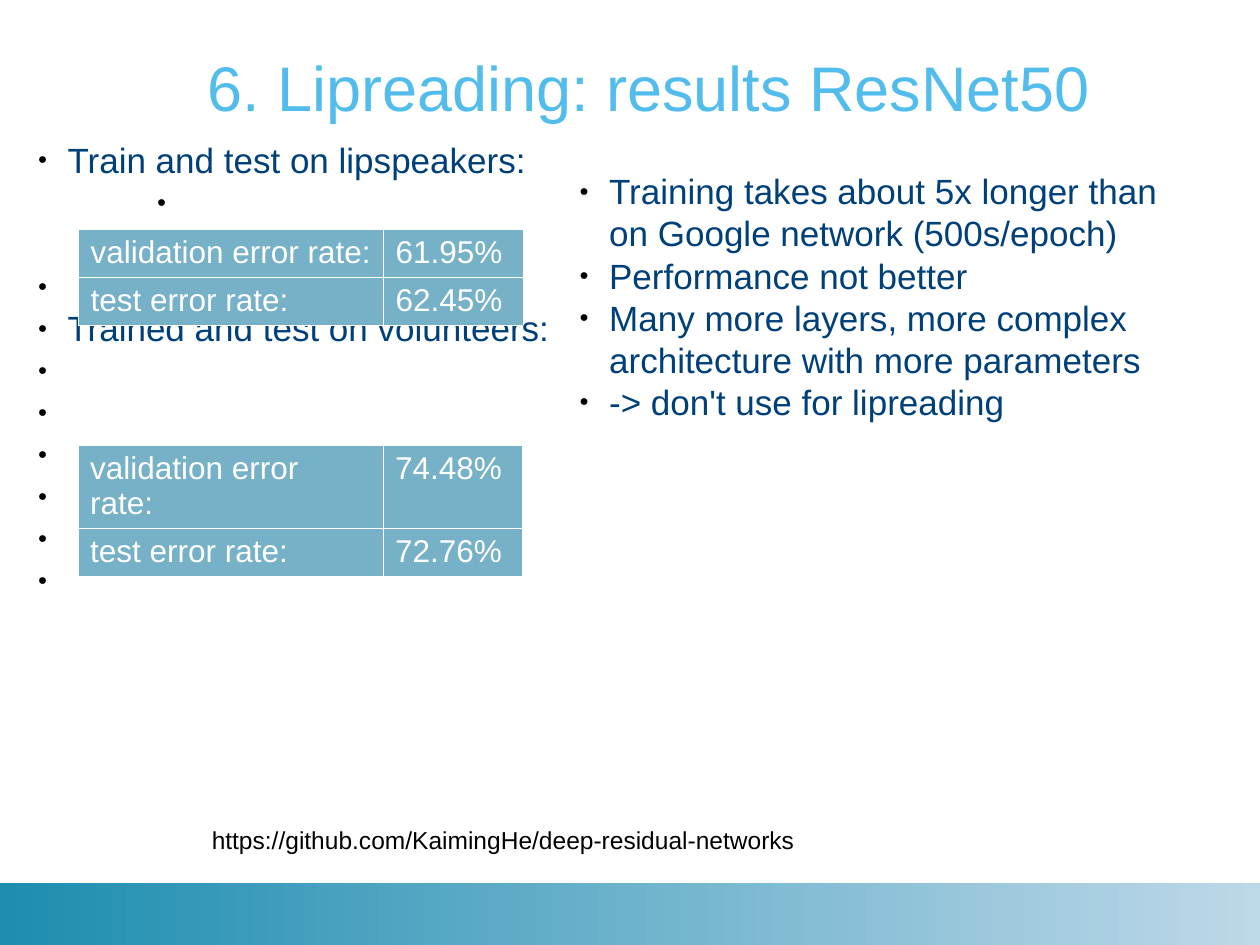
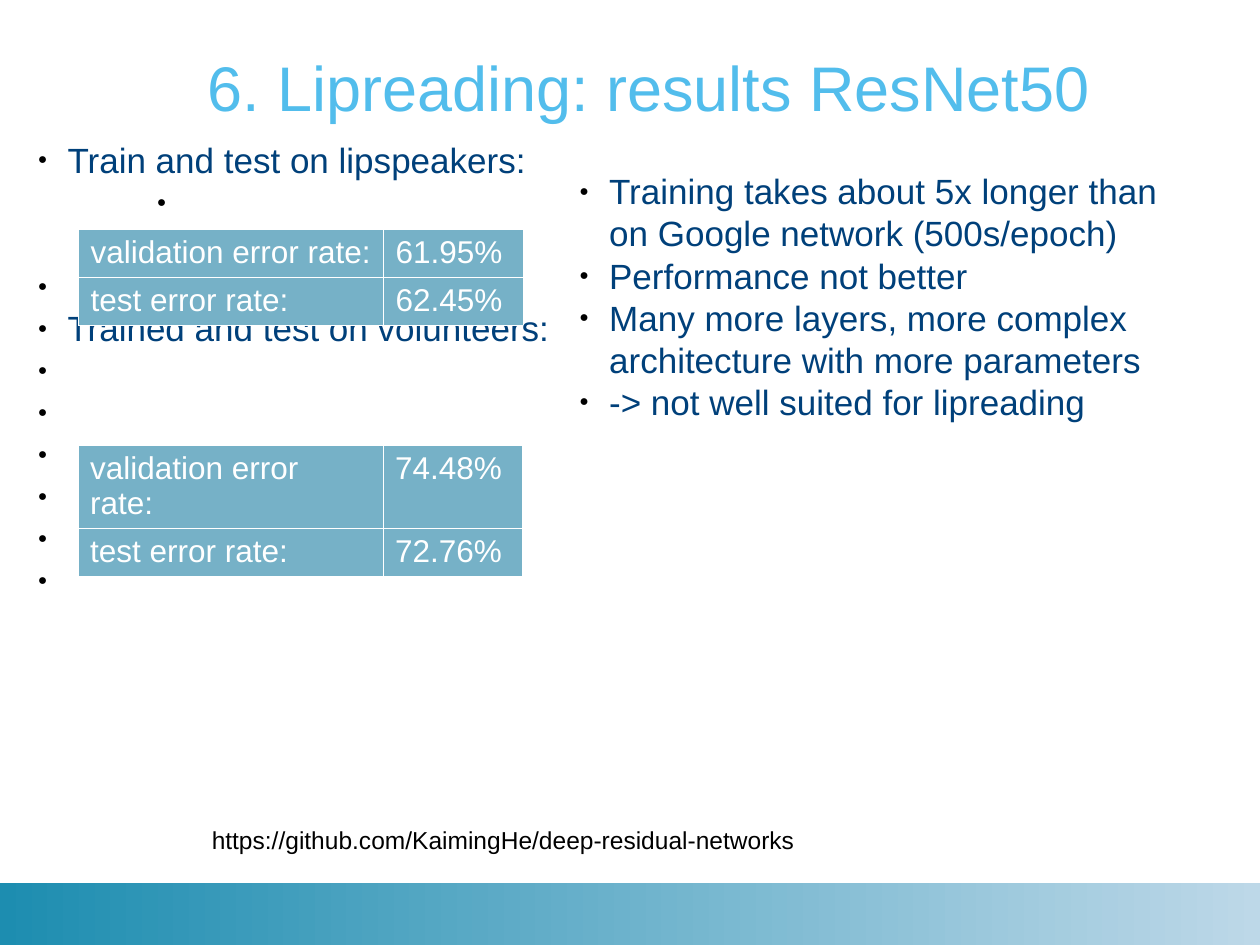
Before and after one commit to matthijsvk/convNets, a slide deck: slide 18 of report/tussentijdse/convNetsSR21dec2017.pptx (slide 15 before the commit). Drawn at 1260x945 pixels with LibreOffice and Linux fonts; fonts in the diff are those of the drawing; background and template pictures are left out. Boxes give left, top, right and bottom in pixels: in the first picture for what was removed or moved away, otherwise in the second. Text is boxed around its words. In the diff, an @@ line names an element or a change of style, - is before the commit and + after.

```diff
--- a/report/tussentijdse/convNetsSR21dec2017.pptx
+++ b/report/tussentijdse/convNetsSR21dec2017.pptx
@@ text at bbox=[651, 389, 1085, 421]: text changed @@
-● -> don't use for lipreading
+● -> not well suited for lipreading
```
Also in this commit, not shown: 4 other slides changed, 45 other files.
